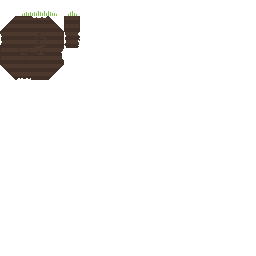
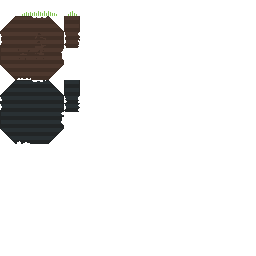
Layers edited between the first and the second 256 × 256 image:
painted on "_Background.psd" over [0, 80, 80, 144]
